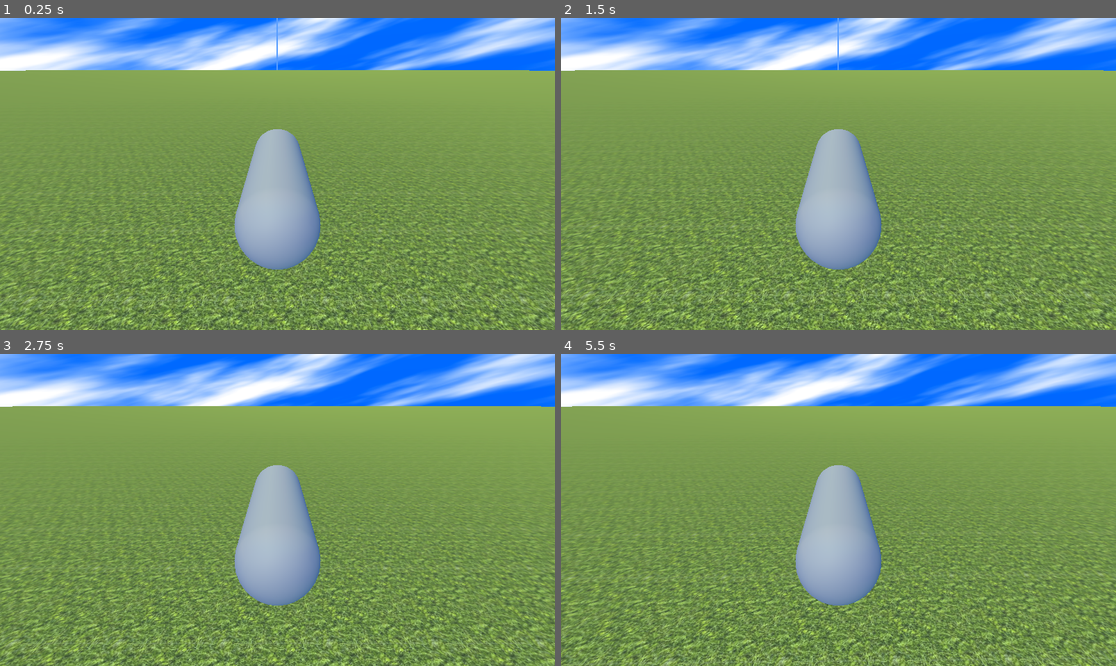
Above: before the commit, frames 1-4 (two rows, left to right).
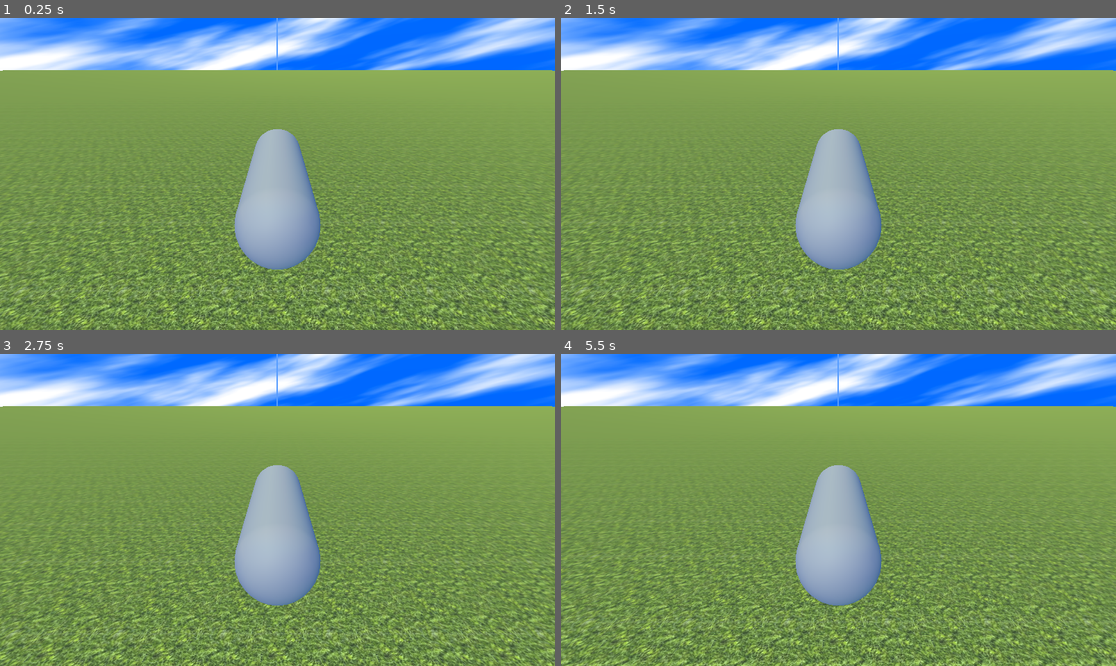
Above: after the commit, the same moments.

Repository: Chris-El-Hachem/plane-simulation
Game: Godot game, scene res://First Demo/world.tscn
Two runs of this game, one before a commit and one after it. Both use one fixed random seed, a clock stepped at 60 frames per second and the inputs below.
Inputs:
- Up to frame 1 (0.25 s): no input
- Up to frame 2 (1.5 s): hold D (right) 0.53-1.28 s; tap Enter at 1.25 s; hold W (pitch down) from 1.28 s (still down)
- Up to frame 3 (2.75 s): tap Space (thrust) at 2 s; release W (pitch down) at 2.03 s; hold D (right) from 2.03 s (still down)
- Up to frame 4 (5.5 s): release D (right) at 2.78 s; hold Space (thrust) 2.78-3.53 s; hold A (left) 3.53-5.03 s; hold W (pitch down) from 5.03 s (still down)

The runs differ from the first frame. In frame 1, 17% of the frame differs, in the area x 0-100%, y 16-100%; in frame 2, 17%; in frame 3, 17%; in frame 4, 18%, in the area x 0-100%, y 0-100%.

Commit message:
Plane physics redo in progress
I want to redo the plane physics inspired by this video https://www.youtube.com/watch?v=7vAHo2B1zLc because I think I overcomplicated things. I should get the basics down first and then add complexity

Diff:
--- /dev/null
+++ b/First Demo/aero_surface_plane.tscn
@@ -0,0 +1,60 @@
+[gd_scene load_steps=5 format=3 uid="uid://bejarbfmqoy6x"]
+
+[ext_resource type="Script" uid="uid://b72g2uoh6fsjj" path="res://First Demo/aero_surface_plane.gd" id="1_njivj"]
+[ext_resource type="Script" uid="uid://ddq8skmkptdx0" path="res://First Demo/aero_surface.gd" id="2_wtpf8"]
+
+[sub_resource type="CapsuleMesh" id="CapsuleMesh_3puiv"]
+radius = 1.5
+height = 10.0
+
+[sub_resource type="BoxShape3D" id="BoxShape3D_0ct1b"]
+size = Vector3(9.794312, 3.1469727, 9.377319)
+
+[node name="AeroSurfacePlane" type="RigidBody3D"]
+mass = 1000.0
+linear_damp_mode = 1
+script = ExtResource("1_njivj")
+
+[node name="Camera3D" type="Camera3D" parent="."]
+transform = Transform3D(1, 0, 0, 0, 0.89009345, 0.45577797, 0, -0.45577797, 0.89009345, 0, 4.848154, 9.139953)
+
+[node name="MeshInstance3D" type="MeshInstance3D" parent="."]
+transform = Transform3D(1, 0, 0, 0, -4.371139e-08, -1, 0, 1, -4.371139e-08, 0, 0, 0)
+mesh = SubResource("CapsuleMesh_3puiv")
+
+[node name="CollisionShape3D" type="CollisionShape3D" parent="."]
+shape = SubResource("BoxShape3D_0ct1b")
+
+[node name="Surfaces" type="Node3D" parent="."]
+
+[node name="LeftWing" type="Node3D" parent="Surfaces"]
+transform = Transform3D(1, 0, 0, 0, 1, 0, 0, 0, 1, -3.5, 0, 0.2)
+script = ExtResource("2_wtpf8")
+zero_lift_aoa_deg = -4.0
+chord = 2.0
+flap_fraction = 0.2
+span = 4.0
+metadata/_custom_type_script = "uid://ddq8skmkptdx0"
+
+[node name="LeftTail" type="Node3D" parent="Surfaces"]
+transform = Transform3D(1, 0, 0, 0, 1, 0, 0, 0, 1, -2.2, 1, 3.3)
+script = ExtResource("2_wtpf8")
+zero_lift_aoa_deg = 2.0
+flap_fraction = 0.1
+metadata/_custom_type_script = "uid://ddq8skmkptdx0"
+
+[node name="RightWing" type="Node3D" parent="Surfaces"]
+transform = Transform3D(1, 0, 0, 0, 1, 0, 0, 0, 1, 3.5, 0, 0.2)
+script = ExtResource("2_wtpf8")
+zero_lift_aoa_deg = -4.0
+chord = 2.0
+flap_fraction = 0.2
+span = 4.0
+metadata/_custom_type_script = "uid://ddq8skmkptdx0"
+
+[node name="RightTail" type="Node3D" parent="Surfaces"]
+transform = Transform3D(1, 0, 0, 0, 1, 0, 0, 0, 1, 2.2, 1, 3.3)
+script = ExtResource("2_wtpf8")
+zero_lift_aoa_deg = 2.0
+flap_fraction = 0.1
+metadata/_custom_type_script = "uid://ddq8skmkptdx0"
--- /dev/null
+++ b/First Demo/simplified_torque_plane.gd
@@ -0,0 +1,22 @@
+extends RigidBody3D
+
+const GRAVITATIONAL_CONSTANT = 9.8
+var max_thrust: float = 5000
+# Called when the node enters the scene tree for the first time.
+func _ready() -> void:
+	pass # Replace with function body.
+
+
+# Called every frame. 'delta' is the elapsed time since the previous frame.
+func _process(delta: float) -> void:
+	pass
+
+
+func _physics_process(delta: float) -> void:
+
+	var thrust_magnitude: float = Input.get_action_strength("thrust") * max_thrust
+	print(Input.get_action_strength("thrust"))
+		#print("thrusted")
+	var thrust: Vector3 = thrust_magnitude * Vector3.FORWARD
+	apply_central_force(thrust)
+	pass
--- /dev/null
+++ b/First Demo/simplified_torque_plane.tscn
@@ -0,0 +1,25 @@
+[gd_scene load_steps=4 format=3 uid="uid://b7u1xfd8lr74h"]
+
+[ext_resource type="Script" uid="uid://2on1wtkjg2u5" path="res://First Demo/simplified_torque_plane.gd" id="1_gxq3a"]
+
+[sub_resource type="CapsuleMesh" id="CapsuleMesh_bdlyh"]
+radius = 1.5
+height = 10.0
+
+[sub_resource type="BoxShape3D" id="BoxShape3D_5c78l"]
+size = Vector3(9.794312, 3.1469727, 9.377319)
+
+[node name="SimplifiedTorquePlane" type="RigidBody3D"]
+mass = 1000.0
+linear_damp_mode = 1
+script = ExtResource("1_gxq3a")
+
+[node name="Camera3D" type="Camera3D" parent="."]
+transform = Transform3D(1, 0, 0, 0, 0.89009345, 0.45577797, 0, -0.45577797, 0.89009345, 0, 4.848154, 9.139953)
+
+[node name="MeshInstance3D" type="MeshInstance3D" parent="."]
+transform = Transform3D(1, 0, 0, 0, -4.371139e-08, -1, 0, 1, -4.371139e-08, 0, 0, 0)
+mesh = SubResource("CapsuleMesh_bdlyh")
+
+[node name="CollisionShape3D" type="CollisionShape3D" parent="."]
+shape = SubResource("BoxShape3D_5c78l")
--- a/First Demo/world.tscn
+++ b/First Demo/world.tscn
@@ -1,9 +1,8 @@
-[gd_scene load_steps=17 format=3 uid="uid://dcyuy1jo0ak38"]
+[gd_scene load_steps=14 format=3 uid="uid://dcyuy1jo0ak38"]
 
-[ext_resource type="Shader" uid="uid://347be65eb0n1" path="res://custom_sky.tres" id="1_5pp3d"]
-[ext_resource type="Texture2D" uid="uid://d3yydsb4jf73m" path="res://grass.jpg" id="2_bdlyh"]
-[ext_resource type="Script" uid="uid://b72g2uoh6fsjj" path="res://First Demo/plane.gd" id="3_5c78l"]
-[ext_resource type="Script" uid="uid://ddq8skmkptdx0" path="res://aero_surface.gd" id="4_3puiv"]
+[ext_resource type="Shader" uid="uid://347be65eb0n1" path="res://First Demo/custom_sky.tres" id="1_5pp3d"]
+[ext_resource type="Texture2D" uid="uid://d3yydsb4jf73m" path="res://First Demo/grass.jpg" id="2_bdlyh"]
+[ext_resource type="PackedScene" uid="uid://b7u1xfd8lr74h" path="res://First Demo/simplified_torque_plane.tscn" id="3_3puiv"]
 
 [sub_resource type="Gradient" id="Gradient_bdlyh"]
 interpolation_mode = 2
@@ -45,13 +44,6 @@
 [sub_resource type="BoxShape3D" id="BoxShape3D_bdlyh"]
 size = Vector3(7000, 1, 7000)
 
-[sub_resource type="CapsuleMesh" id="CapsuleMesh_3puiv"]
-radius = 1.5
-height = 10.0
-
-[sub_resource type="BoxShape3D" id="BoxShape3D_0ct1b"]
-size = Vector3(3, 1, 9.377319)
-
 [node name="World" type="Node"]
 
 [node name="Environment" type="Node3D" parent="."]
@@ -72,54 +64,4 @@
 transform = Transform3D(0.8660254, 0.38302222, -0.32139382, 0, 0.64278764, 0.76604444, 0.5, -0.66341394, 0.5566704, 0, 0, 0)
 sky_mode = 1
 
-[node name="Plane" type="RigidBody3D" parent="."]
-transform = Transform3D(1, 0, 0, 0, 1, 0, 0, 0, 1, 0, 2.8585615, 0)
-mass = 1000.0
-linear_damp_mode = 1
-angular_damp_mode = 1
-script = ExtResource("3_5c78l")
-
-[node name="Camera3D" type="Camera3D" parent="Plane"]
-transform = Transform3D(1, 0, 0, 0, 0.89009345, 0.45577797, 0, -0.45577797, 0.89009345, 0, 4.848154, 9.139953)
-
-[node name="MeshInstance3D" type="MeshInstance3D" parent="Plane"]
-transform = Transform3D(1, 0, 0, 0, -4.371139e-08, -1, 0, 1, -4.371139e-08, 0, 0, 0)
-mesh = SubResource("CapsuleMesh_3puiv")
-
-[node name="CollisionShape3D" type="CollisionShape3D" parent="Plane"]
-transform = Transform3D(1, 0, 0, 0, 1, 0, 0, 0, 1, 0, -1.3299847, -0.093566895)
-shape = SubResource("BoxShape3D_0ct1b")
-
-[node name="Surfaces" type="Node3D" parent="Plane"]
-
-[node name="LeftWing" type="Node3D" parent="Plane/Surfaces"]
-transform = Transform3D(1, 0, 0, 0, 1, 0, 0, 0, 1, -3.5, 0, 0.2)
-script = ExtResource("4_3puiv")
-zero_lift_aoa_deg = -4.0
-chord = 2.0
-flap_fraction = 0.2
-span = 4.0
-metadata/_custom_type_script = "uid://ddq8skmkptdx0"
-
-[node name="LeftTail" type="Node3D" parent="Plane/Surfaces"]
-transform = Transform3D(1, 0, 0, 0, 1, 0, 0, 0, 1, -2.2, 1, 3.3)
-script = ExtResource("4_3puiv")
-zero_lift_aoa_deg = 2.0
-flap_fraction = 0.1
-metadata/_custom_type_script = "uid://ddq8skmkptdx0"
-
-[node name="RightWing" type="Node3D" parent="Plane/Surfaces"]
-transform = Transform3D(1, 0, 0, 0, 1, 0, 0, 0, 1, 3.5, 0, 0.2)
-script = ExtResource("4_3puiv")
-zero_lift_aoa_deg = -4.0
-chord = 2.0
-flap_fraction = 0.2
-span = 4.0
-metadata/_custom_type_script = "uid://ddq8skmkptdx0"
-
-[node name="RightTail" type="Node3D" parent="Plane/Surfaces"]
-transform = Transform3D(1, 0, 0, 0, 1, 0, 0, 0, 1, 2.2, 1, 3.3)
-script = ExtResource("4_3puiv")
-zero_lift_aoa_deg = 2.0
-flap_fraction = 0.1
-metadata/_custom_type_script = "uid://ddq8skmkptdx0"
+[node name="SimplifiedTorquePlane" parent="." instance=ExtResource("3_3puiv")]
--- a/project.godot
+++ b/project.godot
@@ -20,6 +20,7 @@
 thrust={
 "deadzone": 0.2,
 "events": [Object(InputEventKey,"resource_local_to_scene":false,"resource_name":"","device":-1,"window_id":0,"alt_press …(191 unchanged characters)…
+, Object(InputEventJoypadMotion,"resource_local_to_scene":false,"resource_name":"","device":-1,"axis":5,"axis_value":1.0,"script":null)
 ]
 }
 left={
@@ -42,3 +43,23 @@
 "events": [Object(InputEventKey,"resource_local_to_scene":false,"resource_name":"","device":-1,"window_id":0,"alt_press …(192 unchanged characters)…
 ]
 }
+"pivot left"={
+"deadzone": 0.2,
+"events": [null, Object(InputEventJoypadMotion,"resource_local_to_scene":false,"resource_name":"","device":-1,"axis":0,"axis_value":-1.0,"script":null)
+]
+}
+"pivot right"={
+"deadzone": 0.2,
+"events": [Object(InputEventJoypadMotion,"resource_local_to_scene":false,"resource_name":"","device":-1,"axis":0,"axis_value":1.0,"script":null)
+]
+}
+"pivot up"={
+"deadzone": 0.2,
+"events": [Object(InputEventJoypadMotion,"resource_local_to_scene":false,"resource_name":"","device":-1,"axis":1,"axis_value":1.0,"script":null)
+]
+}
+"pivot down"={
+"deadzone": 0.2,
+"events": [Object(InputEventJoypadMotion,"resource_local_to_scene":false,"resource_name":"","device":-1,"axis":1,"axis_value":-1.0,"script":null)
+]
+}
Renamed: aero_surface.gd -> First Demo/aero_surface.gd
Renamed: aero_surface.gd.uid -> First Demo/aero_surface.gd.uid
Renamed: First Demo/plane.gd -> First Demo/aero_surface_plane.gd
Renamed: First Demo/plane.gd.uid -> First Demo/aero_surface_plane.gd.uid
Renamed: custom_sky.tres -> First Demo/custom_sky.tres
Renamed: grass.jpg -> First Demo/grass.jpg
Not shown, changed: First Demo/grass.jpg.import
Not shown, added: First Demo/simplified_torque_plane.gd.uid
